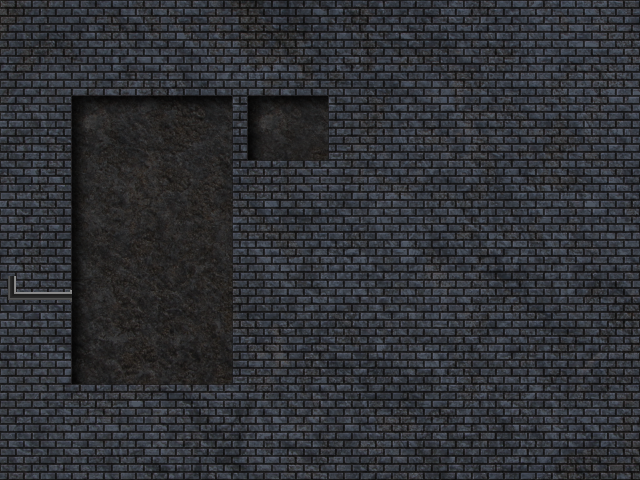
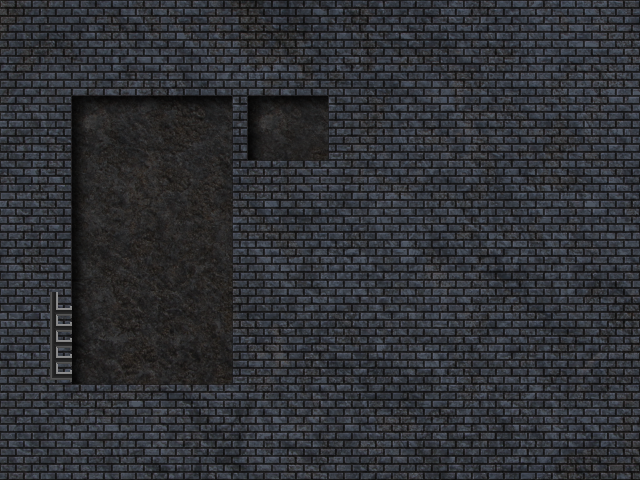
Layered file, before and after one edit (640×480). Changes by layer:
painted on "New Layer copy" over [8, 276, 72, 382]
